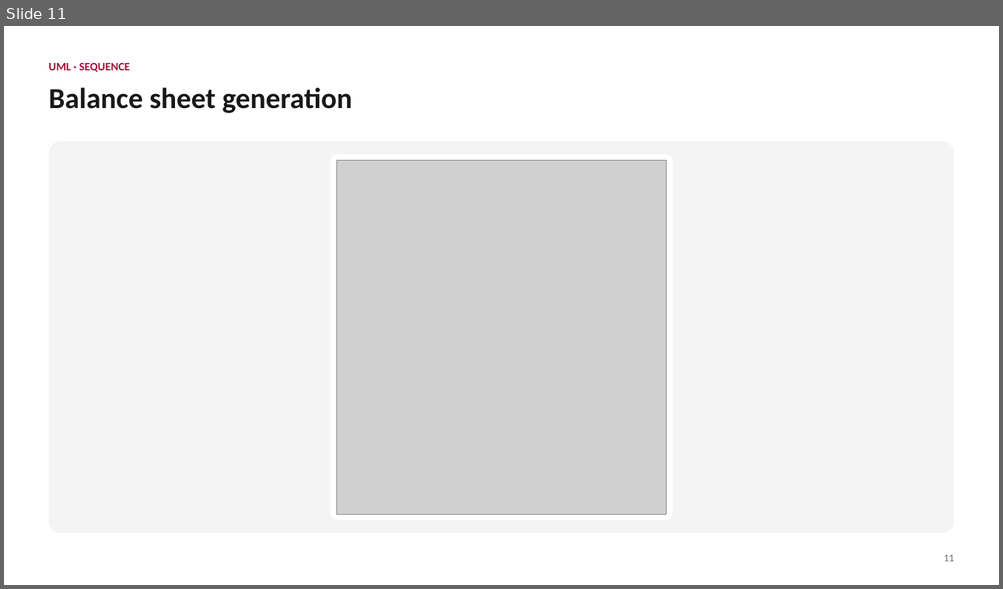
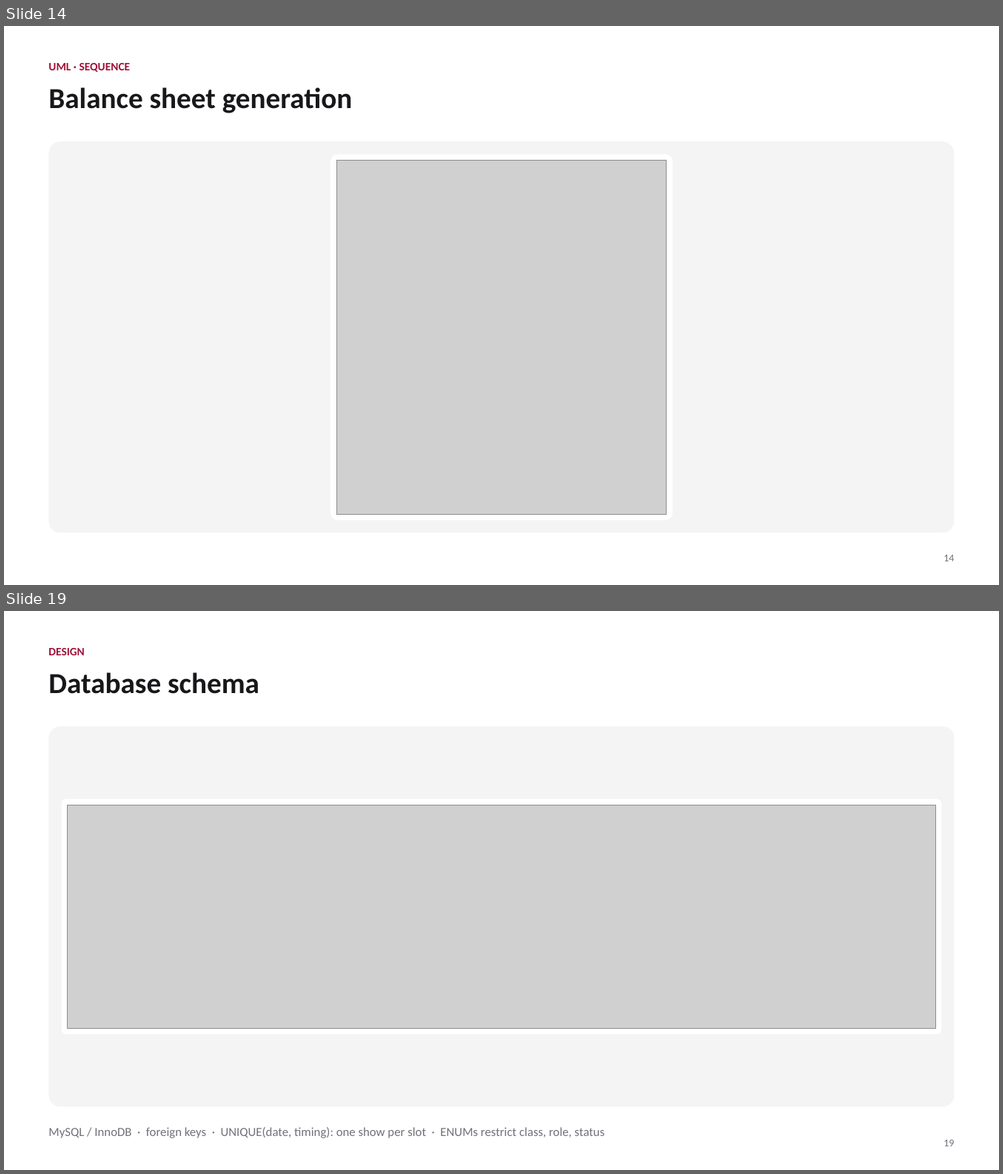
Before and after one commit to AbbasReads/SWE, a slide deck: SAMS.pptx. Shown one above the other, each under a label of ours: slide 11 before the commit, slides 14 and 19 after it; the slides between them are not shown. The pictures are 1003x589 and 1003x1174 pixels, drawn with LibreOffice and Linux fonts; fonts in the diff are those of the drawing; grey boxes stand for pictures. Boxes give left, top, right and bottom in pixels: in the first picture for what was removed or moved away, otherwise in the second. Text is boxed around its words. In the diff, an @@ line names an element or a change of style, - is before the commit and + after.

```diff
--- a/SAMS.pptx
+++ b/SAMS.pptx
@@ slide 19 added at (4,611,999,1170), background #FFFFFF @@
@@ text added at (48,648,84,655), 11 pt, text #9F1239, bold @@
+DESIGN
@@ text added at (48,672,259,694), 28 pt, text #18181B, bold @@
+Database schema
@@ rounded rectangle added at (48,726,954,1107), fill #F4F4F5 @@
@@ rounded rectangle added at (62,799,941,1035), fill #FFFFFF @@
@@ picture added at (68,805,935,1029) @@
@@ text added at (48,1128,605,1139), 12 pt, text #71717A @@
+MySQL / InnoDB · foreign keys · UNIQUE(date, timing): one show per slot · ENUMs restrict class, role, status
@@ text added at (943,1140,953,1147), 10 pt, text #71717A @@
+19
@@ what was slide 11 is now slide 14 @@
@@ slide 14 changed as well @@
@@ text at (943,555,953,562): text changed @@
-11
+14
```
Also in this commit, not shown: 15 other slides changed, 11 other slides added, 1 slide removed, 11 other files.
